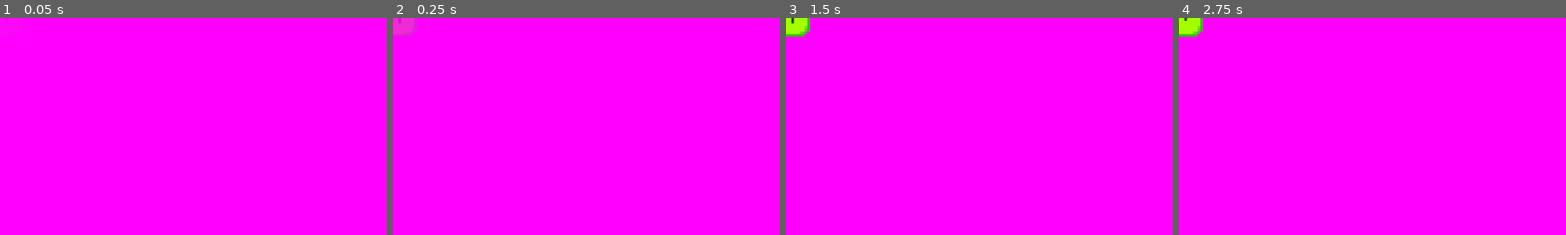
Above: before the commit, frames 1-4 (left to right).
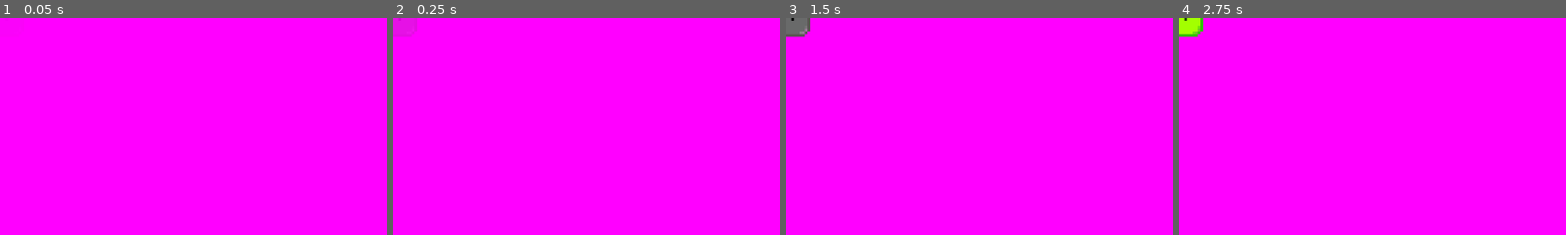
Above: after the commit, the same moments.

Repository: zwack32/crypt_of_the_silver_phoenix
Game: Godot game, scene res://scenes/slime.tscn
The game is run twice, just before and just after one commit, with the same random seed, the same clock (stepped at 60 frames per second) and the same inputs. This scene is started directly instead of the project's main scene.
Inputs (mouse positions are % of the whole screen's width and height, from its top left):
- Up to frame 1 (0.05 s): no input
- Up to frame 2 (0.25 s): no input
- Up to frame 3 (1.5 s): move the mouse to (72, 45) at 0.52 s; hold D (move_right) 0.53-1.28 s; click (72, 45) at 0.6 s; move the mouse to (30, 55) at 1.27 s; hold S (move_down) from 1.28 s (still down); tap E (pick_up) at 1.35 s
- Up to frame 4 (2.75 s): tap Enter at 2 s; move the mouse to (60, 28) at 2.02 s; release S (move_down) at 2.03 s; hold D (move_right) from 2.03 s (still down); right-click (60, 28) at 2.1 s
The pictures show only the part of the screen within x 0-50%, y 0-50%; the shares and areas given below are measured in that part.

The runs differ from the first frame. In frame 2, 0.3% of the frame differs, in the area x 0-6%, y 0-8%; in frame 3, 0.5%, in the area x 0-7%, y 0-9%; in frame 4, nothing differs.
Error in both runs: Invalid access to property or key 'position' on a base object of type 'Nil'. (res://character_scripts/slime.gd:91)

Commit message:
Fix slime die animation

Diff:
--- a/scenes/slime.tscn
+++ b/scenes/slime.tscn
@@ -1,21 +1,9 @@
-[gd_scene load_steps=31 format=3 uid="uid://cw0sfcwrtmjxx"]
+[gd_scene load_steps=28 format=3 uid="uid://cw0sfcwrtmjxx"]
 
 [ext_resource type="Script" path="res://character_scripts/slime.gd" id="1_soans"]
 [ext_resource type="Texture2D" uid="uid://10mncje2gad2" path="res://art/slime-Sheet.png" id="2_fu2hm"]
 [ext_resource type="Texture2D" uid="uid://jwypq46gciry" path="res://art/bat-Sheet.png" id="3_4wjsr"]
 
-[sub_resource type="AtlasTexture" id="AtlasTexture_r0lnc"]
-atlas = ExtResource("2_fu2hm")
-region = Rect2(96, 0, 32, 32)
-
-[sub_resource type="AtlasTexture" id="AtlasTexture_rqylw"]
-atlas = ExtResource("2_fu2hm")
-region = Rect2(160, 0, 32, 32)
-
-[sub_resource type="AtlasTexture" id="AtlasTexture_ehwq7"]
-atlas = ExtResource("2_fu2hm")
-region = Rect2(192, 0, 32, 32)
-
 [sub_resource type="AtlasTexture" id="AtlasTexture_vyi3a"]
 atlas = ExtResource("2_fu2hm")
 region = Rect2(224, 0, 32, 32)
@@ -95,15 +83,6 @@
 [sub_resource type="SpriteFrames" id="SpriteFrames_8sqte"]
 animations = [{
 "frames": [{
-"duration": 1.0,
-"texture": SubResource("AtlasTexture_r0lnc")
-}, {
-"duration": 1.0,
-"texture": SubResource("AtlasTexture_rqylw")
-}, {
-"duration": 1.0,
-"texture": SubResource("AtlasTexture_ehwq7")
-}, {
 "duration": 1.0,
 "texture": SubResource("AtlasTexture_vyi3a")
 }, {
